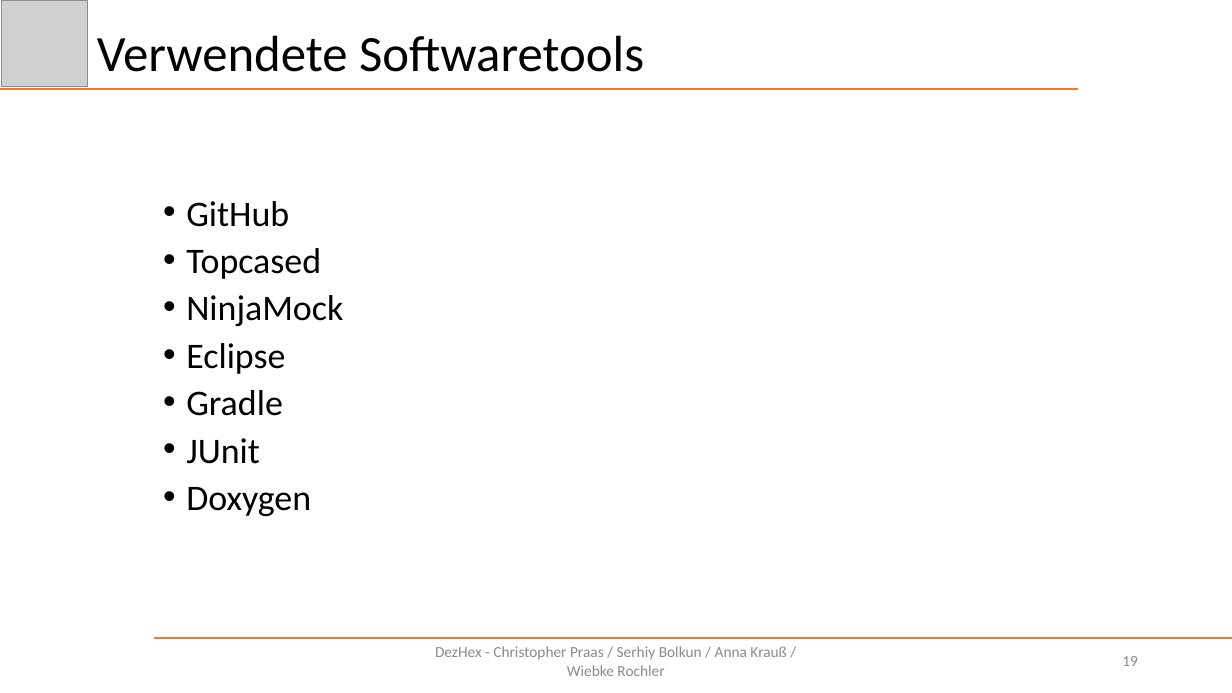
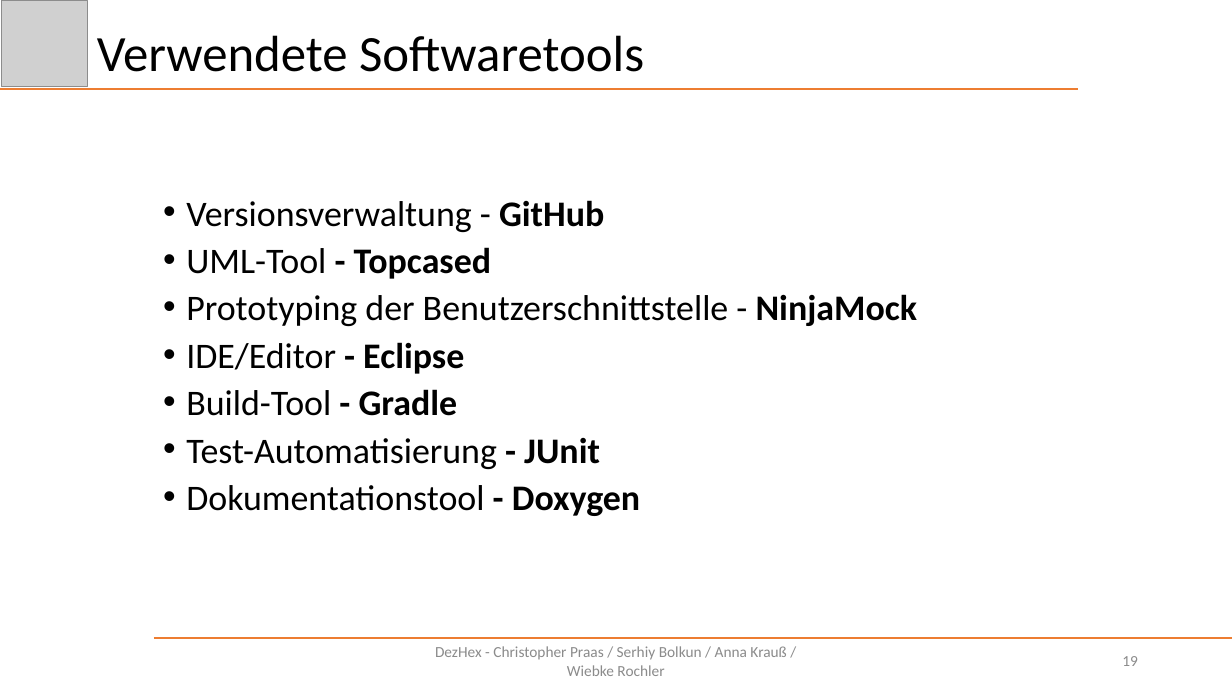
Before and after one commit to Schnitzel128/sejava, a slide deck: slide 19 of Präsentation/DezHex.pptx. Drawn at 1232x693 pixels with LibreOffice and Linux fonts; fonts in the diff are those of the drawing; grey boxes stand for pictures. Boxes give left, top, right and bottom in pixels: in the first picture for what was removed or moved away, otherwise in the second. Text is boxed around its words. In the diff, an @@ line names an element or a change of style, - is before the commit and + after.

```diff
--- a/Präsentation/DezHex.pptx
+++ b/Präsentation/DezHex.pptx
@@ text at (x1=186, y1=200, x2=917, y2=516): text changed @@
-• GitHub
-• Topcased
-• NinjaMock
-• Eclipse
-• Gradle
-• JUnit
-• Doxygen
+• Versionsverwaltung - GitHub
+• UML-Tool - Topcased
+• Prototyping der Benutzerschnittstelle - NinjaMock
+• IDE/Editor - Eclipse
+• Build-Tool - Gradle
+• Test-Automatisierung - JUnit
+• Dokumentationstool - Doxygen
```
Also in this commit, not shown: 2 other slides changed.
